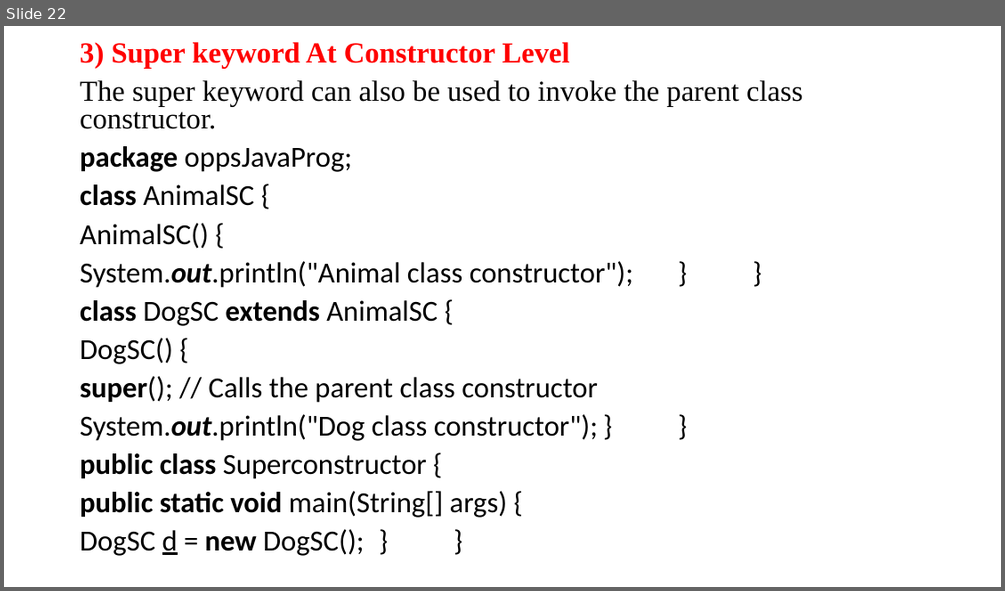
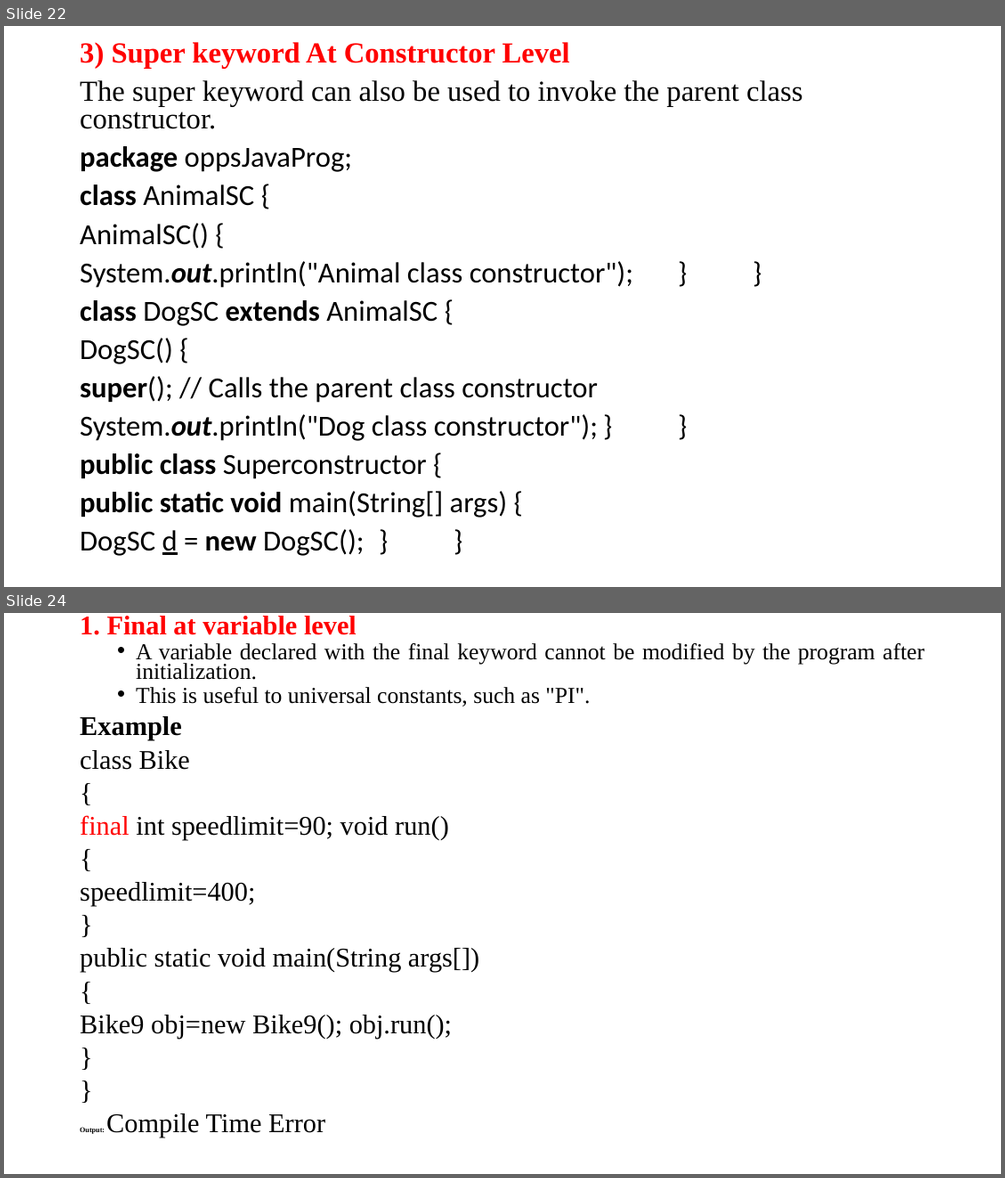
Before and after one commit to anvesh1987/Java-Programs-CSE-G, a slide deck: UNIT –II.ppt. Shown one above the other, each under a label of ours: slide 22 before the commit, slides 22 and 24 after it; the slides between them are not shown. The pictures are 1005x591 and 1005x1178 pixels, drawn with LibreOffice and Linux fonts; fonts in the diff are those of the drawing. Boxes give left, top, right and bottom in pixels: in the first picture for what was removed or moved away, otherwise in the second. Text is boxed around its words. In the diff, an @@ line names an element or a change of style, - is before the commit and + after.

```diff
--- a/UNIT –II.ppt
+++ b/UNIT –II.ppt
@@ slide 24 added at [4,613,1001,1174], background #FFFFFF @@
@@ text added at [80,616,924,1138], 26 pt, text #000000 @@
+1. Final at variable level
+  • A variable declared with the final keyword cannot be modified by the program after initialization.
+  • This is useful to universal constants, such as "PI".
+Example
+class Bike
+{
+final int speedlimit=90; void run()
+{
+speedlimit=400;
+}
+public static void main(String args[])
+{
+Bike9 obj=new Bike9(); obj.run();
+}
+}
+Output: Compile Time Error
```
Also in this commit, not shown: 3 other slides added.
